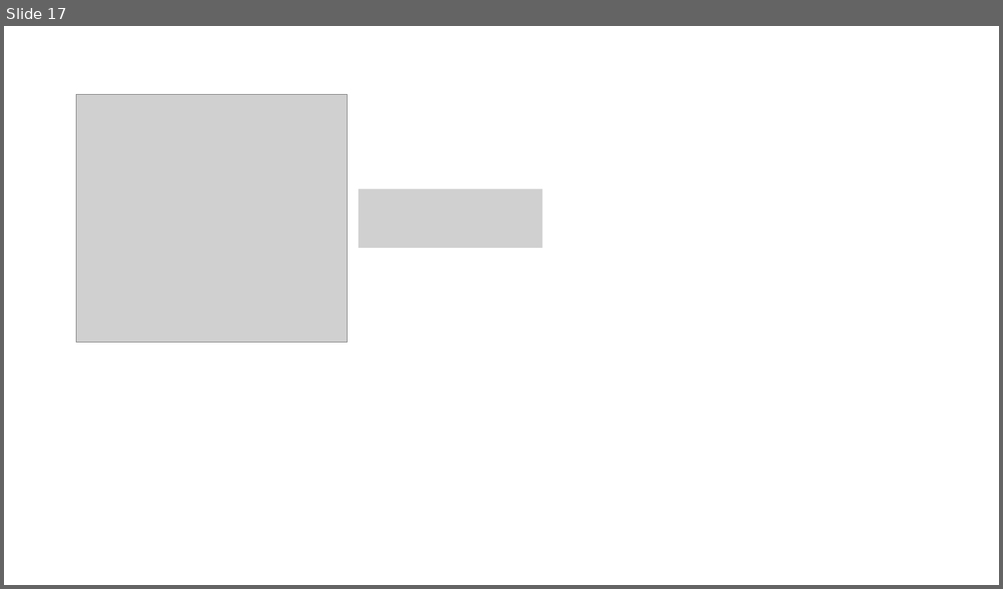
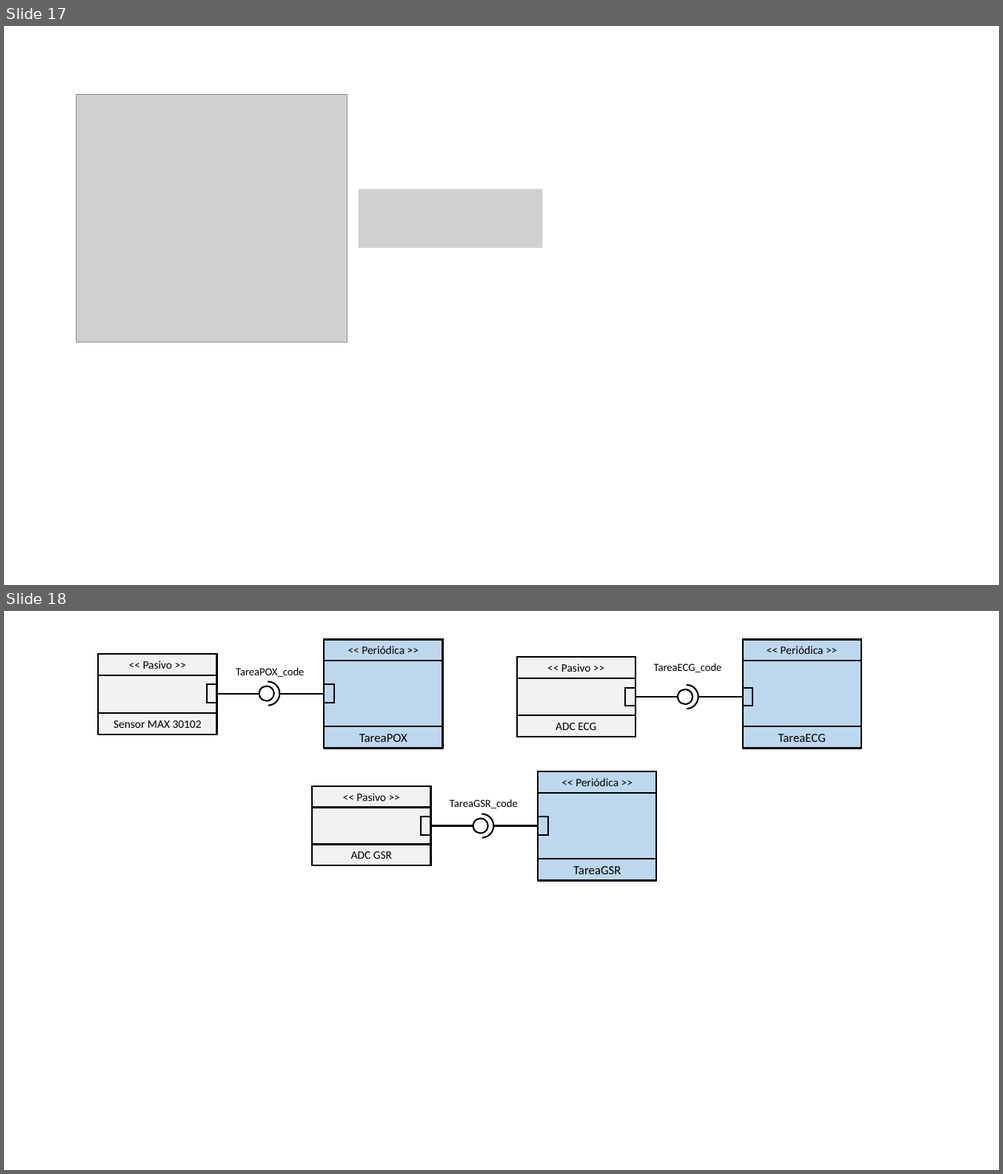
Before and after one commit to GICI-UPV-EHU/Biosignals-HW, a slide deck: Words y Excel/Imagenes.pptx. Shown one above the other, each under a label of ours: slide 17 before the commit, slides 17 and 18 after it. The pictures are 1003x589 and 1003x1174 pixels, drawn with LibreOffice and Linux fonts; fonts in the diff are those of the drawing; grey boxes stand for pictures. Boxes give left, top, right and bottom in pixels: in the first picture for what was removed or moved away, otherwise in the second. Text is boxed around its words. In the diff, an @@ line names an element or a change of style, - is before the commit and + after.

```diff
--- a/Words y Excel/Imagenes.pptx
+++ b/Words y Excel/Imagenes.pptx
@@ slide 18 added at <box>4,611,999,1170</box>, background #FFFFFF @@
@@ group added at <box>98,639,861,881</box>: 24 rectangles, 6 lines, 3 ellipses, 3 arc (boxed as its full ellipse)s, 3 texts @@
+<< Periódica >>
+TareaGSR
+<< Pasivo >>
+ADC GSR
+TareaGSR_code
+<< Periódica >>
+TareaPOX
+<< Periódica >>
+TareaECG
+<< Pasivo >>
+Sensor MAX 30102
+<< Pasivo >>
+ADC ECG
+TareaPOX_code
+TareaECG_code
```
Also in this commit, not shown: 1 other slide added.
